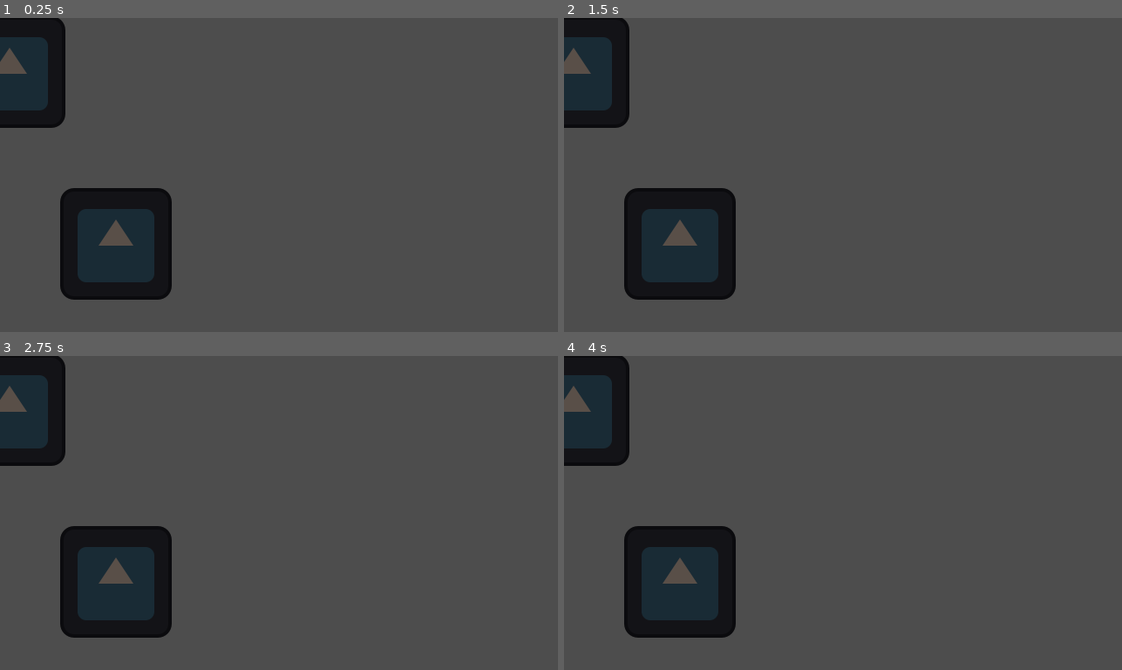
Above: before the commit, frames 1-4 (two rows, left to right).
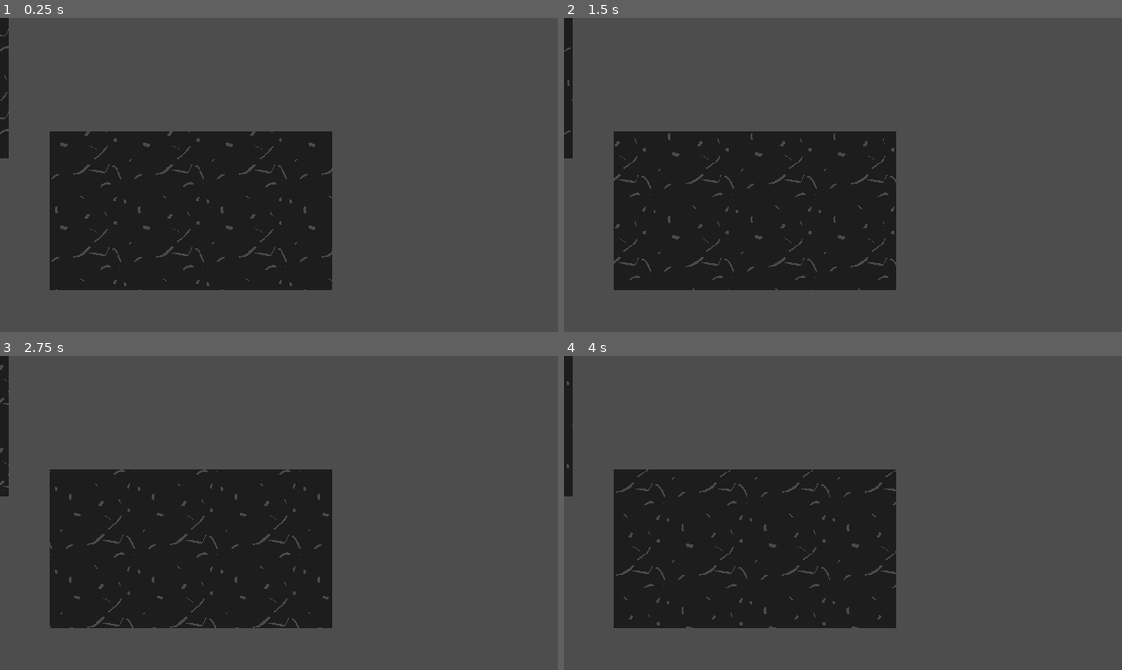
Above: after the commit, the same moments.

Repository: StickyBeacon/chasebox
Game: Godot game, scene res://spaces/maps/map_2.tscn
Same seed, same stepped clock (60 frames per second), same inputs: the game is played once before the commit and once after it. This scene is started directly instead of the project's main scene. The engine's default icon, where the game draws it, is replaced by a stand-in: a white triangle on a blue panel in a dark square.
Inputs:
- Up to frame 1 (0.25 s): no input
- Up to frame 2 (1.5 s): no input
- Up to frame 3 (2.75 s): no input
- Up to frame 4 (4 s): no input

The runs differ from the first frame. In frame 1, 23% of the frame differs, in the area x 0-60%, y 0-90%; in frame 2, 23%; in frame 3, 23%; in frame 4, 23%.

Commit message:
PaarTextures&Shaders

Diff:
--- a/player/player.gd
+++ b/player/player.gd
@@ -57,9 +57,9 @@
 			Utils.Handicap.BiggerSaw:
 				%ChaseHitbox.scale *= 1.5
 			Utils.Handicap.Slowdown:
-				%Movement.chaser_extra_speed = -100
+				%Movement.chaser_extra_speed = -80
 			Utils.Handicap.Speedup:
-				%Movement.chaser_extra_speed = 200
+				%Movement.chaser_extra_speed = 220
 
 
 signal player_died(id)
@@ -102,4 +102,4 @@
 	%ChaseSprite.modulate = color
 	%ChaseSprite.modulate.a = .3
 	%ChaseSprite2.modulate = color
-	%ChaseSprite2.modulate.a = .03
+	%ChaseSprite2.modulate.a = .05
--- a/player/player_movement.gd
+++ b/player/player_movement.gd
@@ -2,7 +2,7 @@
 
 @onready var player :Player = $"../.."
 
-var chaser_extra_speed = 20.0
+var chaser_extra_speed = 70.0
 const SPEED = 500.0
 const AIR_ACCEL = 10.0
 const GROUND_GRIP = 3000.0
--- a/player/player_shooting.gd
+++ b/player/player_shooting.gd
@@ -13,12 +13,10 @@
 		_input_dict[key] = key + str(player.controller_id)
 
 
-func _input(event: InputEvent) -> void:
-	return #TODO verander dit als je items wilt!!!!!!!!!!!!!!!!!!
-
-	if !player.enabled: return
-	if event.is_action_pressed(_input_dict["shoot"]):
-		shoot()
+#func _input(event: InputEvent) -> void: #TODO verander dit als je items wilt!!!!!!!!!!!!!!!!!!
+	#
+	#if event.is_action_pressed(_input_dict["shoot"]):
+		#shoot()
 
 
 func _process(delta: float) -> void:
--- /dev/null
+++ b/shaders/repeat_shader.gdshader
@@ -0,0 +1,21 @@
+shader_type canvas_item;
+
+// repeating pattern
+uniform vec2 tiling_density = vec2(1.0, 1.0);
+varying flat vec4 modulate;
+
+
+void fragment() {
+	// repeating patter
+	modulate = COLOR;
+    // Calculate texture coordinates based on the screen position
+    // and the tiling density, which affects the amount of repetition.
+    vec2 uv_1 = UV * tiling_density;
+	//vec2 uv_2 = vec2(uv_1.x*TIME, uv_1.y);
+    // Fetch the texture color at the modified UV coordinates
+    //COLOR.rgba = texture(TEXTURE, uv_1).rgba;
+
+	vec2 uv = vec2(uv_1.x + TIME/3.0, uv_1.y + cos(TIME/3.0));
+	COLOR.rgba = texture(TEXTURE, uv).rgba;
+
+}
--- a/spaces/arena.tscn
+++ b/spaces/arena.tscn
@@ -1,7 +1,11 @@
-[gd_scene load_steps=10 format=3 uid="uid://gu2dwpe4sb72"]
+[gd_scene load_steps=16 format=3 uid="uid://gu2dwpe4sb72"]
 
 [ext_resource type="Script" path="res://managers/non_globals/timer_manager.gd" id="1_7i13x"]
+[ext_resource type="Shader" path="res://shaders/repeat_shader.gdshader" id="1_47ug3"]
+[ext_resource type="Shader" path="res://spaces/border_shader.gdshader" id="1_61bap"]
 [ext_resource type="Script" path="res://managers/non_globals/round_manager.gd" id="1_pny5p"]
+[ext_resource type="Texture2D" uid="uid://c75qwlvt2pt8v" path="res://assets/images/bgtextures/bordertest.png" id="1_v0cek"]
+[ext_resource type="Texture2D" uid="uid://bd1ibmfpyq05h" path="res://assets/images/bgtextures/bgwall.png" id="2_6t5a5"]
 [ext_resource type="Script" path="res://managers/non_globals/ingame_ui_manager.gd" id="3_ajy73"]
 [ext_resource type="Script" path="res://managers/non_globals/map_manager.gd" id="5_571it"]
 [ext_resource type="Script" path="res://managers/non_globals/trauma_manager.gd" id="5_kvvfj"]
@@ -9,9 +13,32 @@
 [ext_resource type="Script" path="res://managers/non_globals/pause_manager.gd" id="6_lksqt"]
 [ext_resource type="PackedScene" uid="uid://bum10leeftxjx" path="res://ui/end_screen_list.tscn" id="7_1q6bt"]
 
+[sub_resource type="ShaderMaterial" id="ShaderMaterial_a6rtk"]
+resource_local_to_scene = true
+shader = ExtResource("1_47ug3")
+shader_parameter/tiling_density = Vector2(11, 6)
+
+[sub_resource type="ShaderMaterial" id="ShaderMaterial_4vepx"]
+shader = ExtResource("1_61bap")
+
 [sub_resource type="WorldBoundaryShape2D" id="WorldBoundaryShape2D_di7i8"]
 
 [node name="Arena" type="Node2D"]
+
+[node name="ArenaBG" type="Sprite2D" parent="."]
+z_index = -80
+texture_filter = 1
+texture_repeat = 2
+material = SubResource("ShaderMaterial_a6rtk")
+scale = Vector2(11, 6)
+texture = ExtResource("2_6t5a5")
+
+[node name="Bordertest" type="Sprite2D" parent="."]
+texture_filter = 1
+material = SubResource("ShaderMaterial_4vepx")
+scale = Vector2(1104.3, 601.108)
+texture = ExtResource("1_v0cek")
+metadata/_edit_lock_ = true
 
 [node name="Managers" type="Node" parent="."]
 
--- /dev/null
+++ b/spaces/border_shader.gdshader
@@ -0,0 +1,14 @@
+shader_type canvas_item;
+
+void vertex() {
+	// Called for every vertex the material is visible on.
+}
+
+void fragment() {
+	// Called for every pixel the material is visible on.
+}
+
+//void light() {
+	// Called for every pixel for every light affecting the CanvasItem.
+	// Uncomment to replace the default light processing function with this one.
+//}
--- a/spaces/maps/map_2.tscn
+++ b/spaces/maps/map_2.tscn
@@ -1,10 +1,7 @@
-[gd_scene load_steps=4 format=3 uid="uid://c1llg74nw62kx"]
+[gd_scene load_steps=3 format=3 uid="uid://c1llg74nw62kx"]
 
 [ext_resource type="PackedScene" uid="uid://bry1y8hn5s5hf" path="res://spaces/maps/base_map.tscn" id="1_dh1ru"]
-[ext_resource type="Texture2D" uid="uid://88dxptj35hph" path="res://icon.svg" id="2_mcqww"]
-
-[sub_resource type="RectangleShape2D" id="RectangleShape2D_u6vgl"]
-size = Vector2(128, 128)
+[ext_resource type="PackedScene" uid="uid://dbog3t23i0am4" path="res://spawnables/obstacle.tscn" id="2_fi7ng"]
 
 [node name="BaseMap" instance=ExtResource("1_dh1ru")]
 
@@ -16,46 +13,18 @@
 
 [node name="Map" type="Node2D" parent="." index="3"]
 
-[node name="Box" type="StaticBody2D" parent="Map" index="0"]
-position = Vector2(-122, 260)
+[node name="Obstacle" parent="." index="4" instance=ExtResource("2_fi7ng")]
+position = Vector2(-119, 63)
+scale = Vector2(2.71982, 2.06251)
 
-[node name="Sprite2D" type="Sprite2D" parent="Map/Box" index="0"]
-modulate = Color(0.350029, 0.309714, 0.280276, 1)
-texture = ExtResource("2_mcqww")
+[node name="Obstacle2" parent="." index="5" instance=ExtResource("2_fi7ng")]
+position = Vector2(333, -113)
+scale = Vector2(2.75366, 1.48983)
 
-[node name="CollisionShape2D" type="CollisionShape2D" parent="Map/Box" index="1"]
-modulate = Color(0.972105, 0.974033, 0.973949, 1)
-shape = SubResource("RectangleShape2D_u6vgl")
+[node name="Obstacle3" parent="." index="6" instance=ExtResource("2_fi7ng")]
+position = Vector2(219, 221)
+scale = Vector2(3.4129, -1.9069)
 
-[node name="Box2" type="StaticBody2D" parent="Map" index="1"]
-position = Vector2(133, 259)
-
-[node name="Sprite2D" type="Sprite2D" parent="Map/Box2" index="0"]
-modulate = Color(0.350029, 0.309714, 0.280276, 1)
-texture = ExtResource("2_mcqww")
-
-[node name="CollisionShape2D" type="CollisionShape2D" parent="Map/Box2" index="1"]
-modulate = Color(0.972105, 0.974033, 0.973949, 1)
-shape = SubResource("RectangleShape2D_u6vgl")
-
-[node name="Box4" type="StaticBody2D" parent="Map" index="2"]
-position = Vector2(6, -147)
-
-[node name="Sprite2D" type="Sprite2D" parent="Map/Box4" index="0"]
-modulate = Color(0.350029, 0.309714, 0.280276, 1)
-texture = ExtResource("2_mcqww")
-
-[node name="CollisionShape2D" type="CollisionShape2D" parent="Map/Box4" index="1"]
-modulate = Color(0.972105, 0.974033, 0.973949, 1)
-shape = SubResource("RectangleShape2D_u6vgl")
-
-[node name="Box5" type="StaticBody2D" parent="Map" index="3"]
-position = Vector2(11, 62)
-
-[node name="Sprite2D" type="Sprite2D" parent="Map/Box5" index="0"]
-modulate = Color(0.350029, 0.309714, 0.280276, 1)
-texture = ExtResource("2_mcqww")
-
-[node name="CollisionShape2D" type="CollisionShape2D" parent="Map/Box5" index="1"]
-modulate = Color(0.972105, 0.974033, 0.973949, 1)
-shape = SubResource("RectangleShape2D_u6vgl")
+[node name="Obstacle4" parent="." index="7" instance=ExtResource("2_fi7ng")]
+position = Vector2(-436, 43)
+scale = Vector2(1.48609, 2.05456)
--- /dev/null
+++ b/spawnables/obstacle.gd
@@ -0,0 +1,5 @@
+extends StaticBody2D
+
+
+func _ready() -> void:
+	%Sprite2D.material.set("shader_parameter/tiling_density",Vector2(scale.x,scale.y))
--- /dev/null
+++ b/spawnables/obstacle.tscn
@@ -0,0 +1,27 @@
+[gd_scene load_steps=6 format=3 uid="uid://dbog3t23i0am4"]
+
+[ext_resource type="Shader" path="res://shaders/repeat_shader.gdshader" id="1_e3lhm"]
+[ext_resource type="Script" path="res://spawnables/obstacle.gd" id="1_e3umr"]
+[ext_resource type="Texture2D" uid="uid://c8bmlkn1h6mrv" path="res://assets/images/bgtextures/obstacle.png" id="3_g0l17"]
+
+[sub_resource type="RectangleShape2D" id="RectangleShape2D_yh12y"]
+size = Vector2(94, 94)
+
+[sub_resource type="ShaderMaterial" id="ShaderMaterial_fi4gb"]
+resource_local_to_scene = true
+shader = ExtResource("1_e3lhm")
+shader_parameter/tiling_density = Vector2(1, 1)
+
+[node name="Obstacle" type="StaticBody2D"]
+script = ExtResource("1_e3umr")
+
+[node name="CollisionShape2D" type="CollisionShape2D" parent="."]
+shape = SubResource("RectangleShape2D_yh12y")
+
+[node name="Sprite2D" type="Sprite2D" parent="."]
+unique_name_in_owner = true
+texture_filter = 1
+texture_repeat = 2
+material = SubResource("ShaderMaterial_fi4gb")
+scale = Vector2(0.949591, 0.949591)
+texture = ExtResource("3_g0l17")
Binary file added: assets/images/bgtextures/bgwall.png
Not shown, added: assets/images/bgtextures/bgwall.png.import
Binary file added: assets/images/bgtextures/bordertest.png
Not shown, added: assets/images/bgtextures/bordertest.png.import
Binary file added: assets/images/bgtextures/obstacle.png
Not shown, added: assets/images/bgtextures/obstacle.png.import
Not shown, added: assets/images/bgtextures/bordertest.png~
